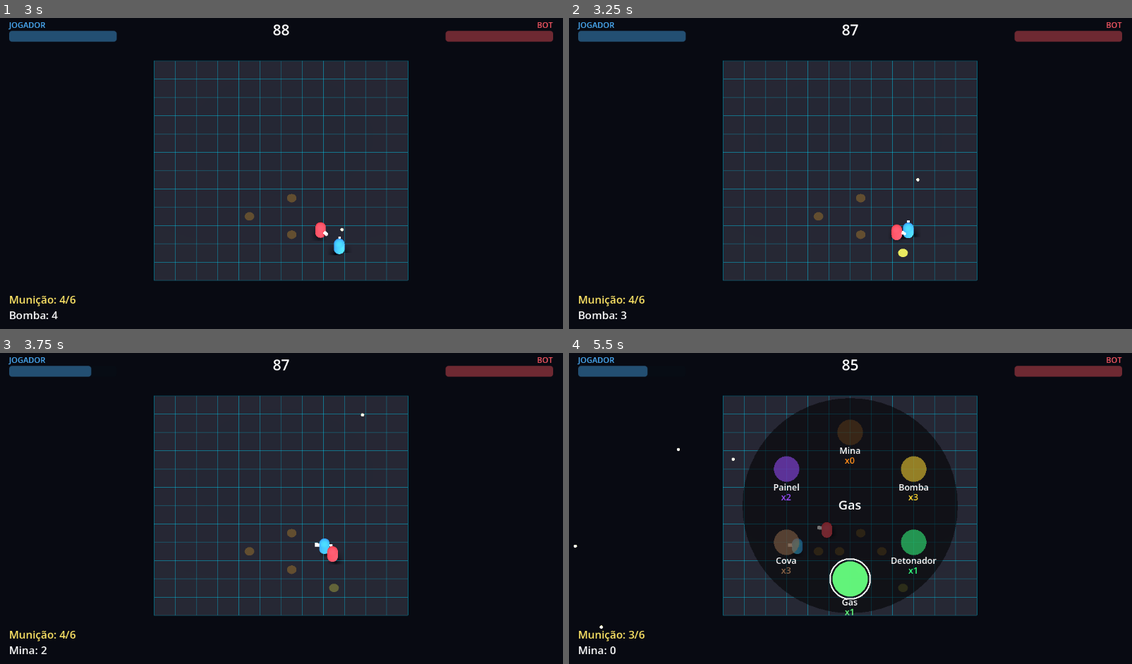
Above: before the commit, frames 1-4 (two rows, left to right).
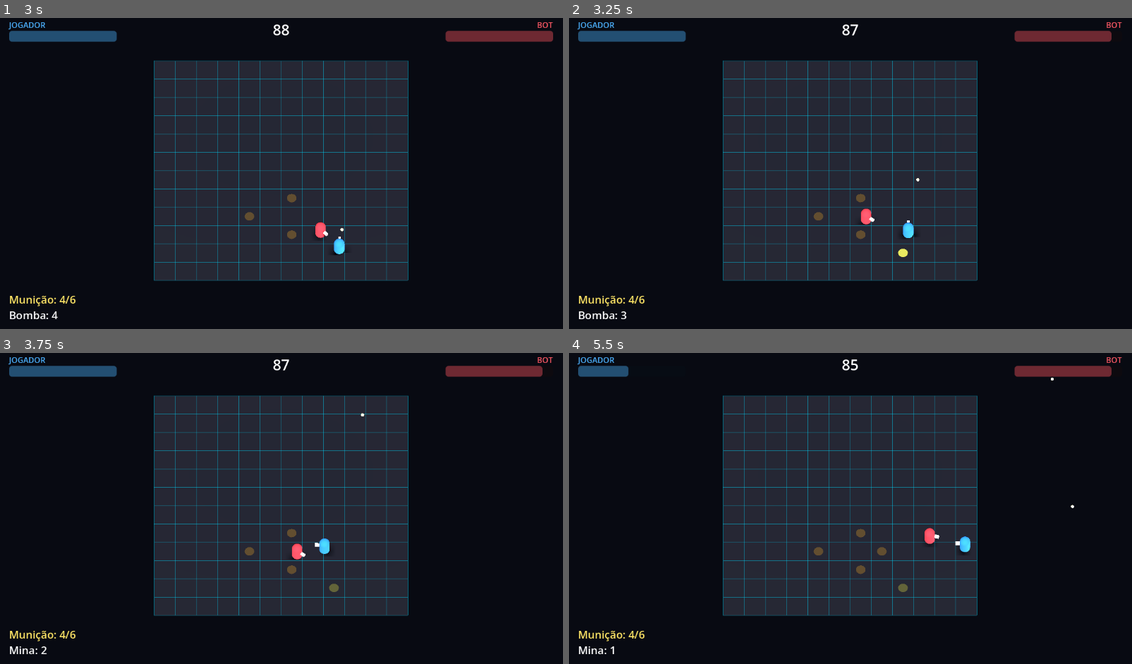
Above: after the commit, the same moments.

Repository: Philipe91/GamePh
Game: Godot game, scene res://scenes/arena/arena.tscn
Same seed, same stepped clock (60 frames per second), same inputs: the game is played once before the commit and once after it.
Inputs (mouse positions are in pixels of both pictures, inside the frame that each line leads up to):
- Up to frame 1 (3 s): move the mouse to (405, 154) at 0.52 s; hold D 0.53-1.28 s; hold K 0.53-1.28 s; click (405, 154) at 0.67 s; tap Space at 0.77, 1.52 s; move the mouse to (168, 185) at 1.27 s; hold S 1.28-2.03 s; tap K at 1.35, 2.3 s; move the mouse to (337, 101) at 2.02 s; hold D 2.03-2.78 s; hold F 2.03-2.78 s; move the mouse to (253, 232) at 2.77 s; hold W from 2.78 s (still down); tap E at 2.85 s; click (253, 232) at 2.92 s
- Up to frame 2 (3.25 s): keep holding W; tap Space at 3.02 s; tap K at 3.05 s
- Up to frame 3 (3.75 s): move the mouse to (450, 552) at 3.52 s; release W at 3.53 s; hold A from 3.53 s (still down); hold Q from 3.53 s (still down)
- Up to frame 4 (5.5 s): tap Space at 3.77, 4.52 s; tap K at 3.8, 4.55, 5.3 s; move the mouse to (681, 458) at 4.27 s; release Q at 4.28 s; tap J at 4.35 s; move the mouse to (878, 505) at 5.02 s; release A at 5.03 s; hold S from 5.03 s (still down); hold Tab from 5.03 s (still down); click (878, 505) at 5.17 s

Frame 1 is identical in both runs. In frame 2, 0.3% of the frame differs, in the area x 51-99%, y 4-72%; in frame 3, 0.4%; in frame 4, 21%, in the area x 0-99%, y 4-97%.

Commit message:
B2 (Fase 4): corpo a corpo com knockdown
- combatente.gd: socar() (alcance 1.9m, dano 10, cooldown 0.6s) acerta o inimigo mais
  proximo e o derruba; derrubar() = empurrao + 0.9s sem controle; esta_derrubado()
- derrubado nao anda/atira/soca (gating em player e bot); atirar() tambem bloqueia
- player soca com K / botao Y; bot soca quando colado no player
- teste headless cobre dano+knockdown de perto e o erro de longe 47/47

Co-Authored-By: Claude Opus 4.8 (1M context) <noreply@anthropic.com>
Claude-Session: https://claude.ai/code/session_017sHpnVfEfAT8FgcHs6ZGHw

Diff:
--- a/scenes/arena/arena.gd
+++ b/scenes/arena/arena.gd
@@ -333,6 +333,27 @@
 	player.atirar()                                  # não deve atirar recarregando
 	falhas += _checar("nao atira durante a recarga", player.municao == mun_durante)
 
+	# Bloco B2 (Fase 4): corpo a corpo (knockdown).
+	player.healer = Combatente.HEALER_MAX
+	bot.healer = Combatente.HEALER_MAX
+	player._soco_cd = 0.0
+	player._derrubado_restante = 0.0
+	player._imobilizado_restante = 0.0
+	bot._derrubado_restante = 0.0
+	player.global_position = Vector3(0.0, 1.0, 0.0)
+	bot.global_position = Vector3(0.0, 1.0, -1.2)    # colado, na frente
+	var vida_bot_soco: float = bot.healer
+	player.socar()
+	falhas += _checar("soco de perto da dano", bot.healer < vida_bot_soco)
+	falhas += _checar("soco derruba o inimigo", bot.esta_derrubado())
+	# Longe não acerta.
+	player._soco_cd = 0.0
+	bot._derrubado_restante = 0.0
+	bot.global_position = Vector3(0.0, 1.0, -6.0)
+	var vida_bot_longe: float = bot.healer
+	player.socar()
+	falhas += _checar("soco longe nao acerta", is_equal_approx(bot.healer, vida_bot_longe))
+
 	# Bloco 5: regras de vitória. Restaura os Healers (o bot levou as detonações do bloco 4).
 	player.healer = Combatente.HEALER_MAX
 	bot.healer = Combatente.HEALER_MAX
--- a/scenes/characters/bot.gd
+++ b/scenes/characters/bot.gd
@@ -27,6 +27,9 @@
 
 func _physics_process(delta: float) -> void:
 	_t_plantio -= delta
+	if esta_derrubado():
+		velocity = Vector3.ZERO  # knockdown: sem controle até passar
+		return
 	if esta_imobilizado():
 		velocity = Vector3.ZERO  # preso por Cova/Gás, espera passar
 		return
@@ -58,6 +61,9 @@
 	# Atira no player quando está de frente e dentro do alcance (a cadência/recarga limitam).
 	if para.length() < ALCANCE_TIRO and _encara_alvo(para):
 		atirar()
+	# Bem colado: parte pro soco (derruba). O cooldown do soco limita o ritmo.
+	if para.length() < SOCO_ALCANCE:
+		socar()
 
 
 ## True se a frente do bot (-Z) aponta razoavelmente para o alvo (pra não atirar de costas).
--- a/scenes/characters/combatente.gd
+++ b/scenes/characters/combatente.gd
@@ -38,6 +38,15 @@
 # Arma: timers de cadência e recarga.
 var _cadencia_restante: float = 0.0
 var _recarga_restante: float = 0.0
+
+# Corpo a corpo (GDD 7.2): soco de curto alcance que DERRUBA. Derrubado = sem controle.
+const SOCO_ALCANCE: float = 1.9
+const SOCO_DANO: float = 10.0
+const SOCO_COOLDOWN: float = 0.6
+const DERRUBADO_TEMPO: float = 0.9
+const DERRUBADO_EMPURRAO: float = 3.0
+var _soco_cd: float = 0.0
+var _derrubado_restante: float = 0.0
 
 
 func _ready() -> void:
@@ -62,11 +71,55 @@
 		if _recarga_restante == 0.0:        # recarga terminou: pente cheio
 			municao = MUNICAO_MAX
 			municao_mudou.emit(municao, MUNICAO_MAX)
+	if _soco_cd > 0.0:
+		_soco_cd = maxf(0.0, _soco_cd - delta)
+	if _derrubado_restante > 0.0:
+		_derrubado_restante = maxf(0.0, _derrubado_restante - delta)
 
 
 ## True enquanto recarrega (não pode atirar — GDD 7.1, fica vulnerável).
 func esta_recarregando() -> bool:
 	return _recarga_restante > 0.0
+
+
+func esta_derrubado() -> bool:
+	return _derrubado_restante > 0.0
+
+
+## Soco de curto alcance (GDD 7.2): acerta o inimigo mais próximo no alcance, dá dano e
+## o DERRUBA. Bloqueado em cooldown, preso ou já derrubado.
+func socar() -> void:
+	if _soco_cd > 0.0 or _derrubado_restante > 0.0 or _imobilizado_restante > 0.0:
+		return
+	_soco_cd = SOCO_COOLDOWN
+	var alvo := _inimigo_no_alcance(SOCO_ALCANCE)
+	if alvo == null:
+		return
+	alvo.receber_dano(SOCO_DANO)
+	if alvo.has_method("derrubar"):
+		alvo.derrubar(alvo.global_position - global_position, DERRUBADO_EMPURRAO)
+
+
+## Sofre um knockdown: empurrão + tempo sem controle (GDD 7.2). Sobrescritível p/ a Unit.
+func derrubar(direcao: Vector3, forca: float) -> void:
+	_derrubado_restante = DERRUBADO_TEMPO
+	aplicar_empurrao(direcao, forca)
+
+
+## Inimigo (outro time) mais próximo dentro de `raio`, ou null.
+func _inimigo_no_alcance(raio: float) -> Node:
+	var melhor: Node = null
+	var melhor_d := raio
+	for c in get_tree().get_nodes_in_group("combatentes"):
+		if c == self or not is_instance_valid(c):
+			continue
+		if int(c.get("id_jogador")) == id_jogador:
+			continue
+		var d := global_position.distance_to(c.global_position)
+		if d <= melhor_d:
+			melhor_d = d
+			melhor = c
+	return melhor
 
 
 ## Dispara um tiro na frente (-Z do personagem), se houver munição e cadência liberada.
@@ -74,8 +127,8 @@
 func atirar() -> void:
 	if _recarga_restante > 0.0 or _cadencia_restante > 0.0 or municao <= 0:
 		return
-	if _imobilizado_restante > 0.0:
-		return  # preso na Cova/Gás não atira
+	if _imobilizado_restante > 0.0 or _derrubado_restante > 0.0:
+		return  # preso na Cova/Gás ou derrubado não atira
 	var dir := -global_transform.basis.z
 	dir.y = 0.0
 	if dir.length() < 0.01:
--- a/scenes/characters/player.gd
+++ b/scenes/characters/player.gd
@@ -83,6 +83,10 @@
 
 
 func _physics_process(delta: float) -> void:
+	# Derrubado (knockdown): sem controle nenhum até passar (GDD 7.2).
+	if esta_derrubado():
+		velocity = Vector3.ZERO
+		return
 	if _desarme_cooldown > 0.0:
 		_desarme_cooldown = maxf(0.0, _desarme_cooldown - delta)
 
@@ -176,6 +180,11 @@
 	if atirar_p:
 		atirar()
 
+	# Soco corpo a corpo (K / botão Y). O cooldown limita; derruba quem acertar.
+	var socar_p := Input.is_physical_key_pressed(KEY_K) or Input.is_joy_button_pressed(0, JOY_BUTTON_Y)
+	if socar_p:
+		socar()
+
 
 ## Troca a armadilha selecionada (passo +1/-1 na ORDEM).
 func trocar_selecao(passo: int) -> void:
Not shown, changed: docs/PLANO_NOTURNO.md
